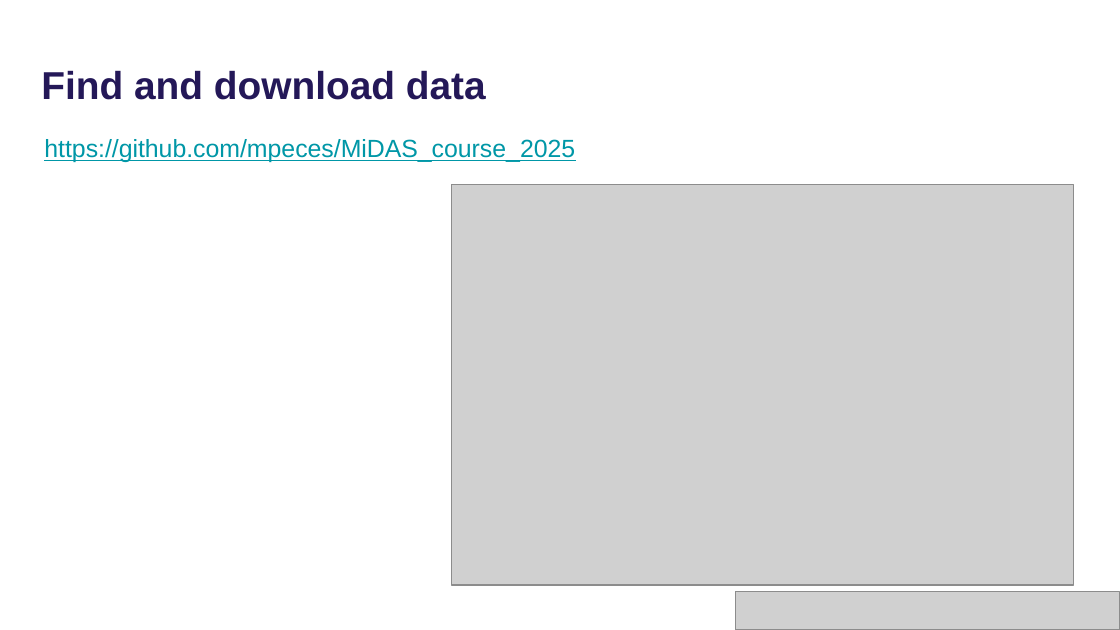
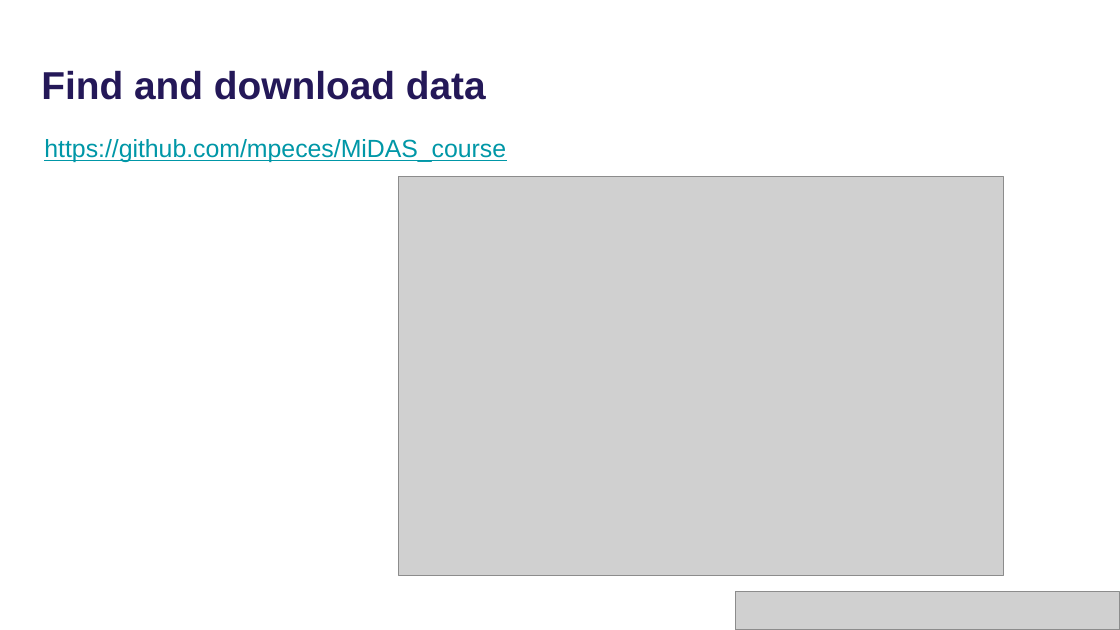
Before and after one commit to mpeces/MiDAS_course_2025, a slide deck: slide 8 of presentations/Hands-on_Setup.pptx. Drawn at 1120x630 pixels with LibreOffice and Linux fonts; fonts in the diff are those of the drawing; grey boxes stand for pictures. Boxes give left, top, right and bottom in pixels: in the first picture for what was removed or moved away, otherwise in the second. Text is boxed around its words. In the diff, an @@ line names an element or a change of style, - is before the commit and + after.

```diff
--- a/presentations/Hands-on_Setup.pptx
+++ b/presentations/Hands-on_Setup.pptx
@@ text at <box>44,139,506,162</box>: text changed @@
-https://github.com/mpeces/MiDAS_course_2025
+https://github.com/mpeces/MiDAS_course
@@ picture: place and size @@
-picture at <box>451,185,1074,585</box>
+picture at <box>398,177,1004,576</box>
```
Also in this commit, not shown: 3 other slides changed.
